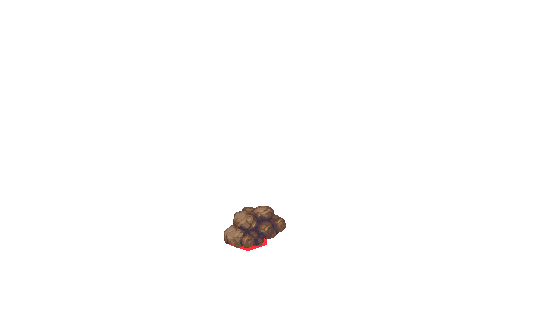
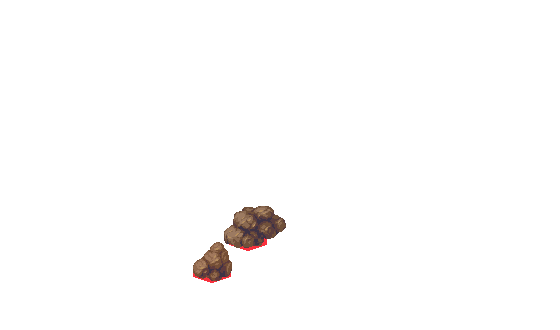
Before/after of a 560×330 layered artwork. What changed in the layer stack:
added layer "Layer 5" above "Layer 4 copy" over [193, 242, 232, 281]
added layer "Layer 4 copy" above "Layer 3" over [193, 261, 231, 283]
